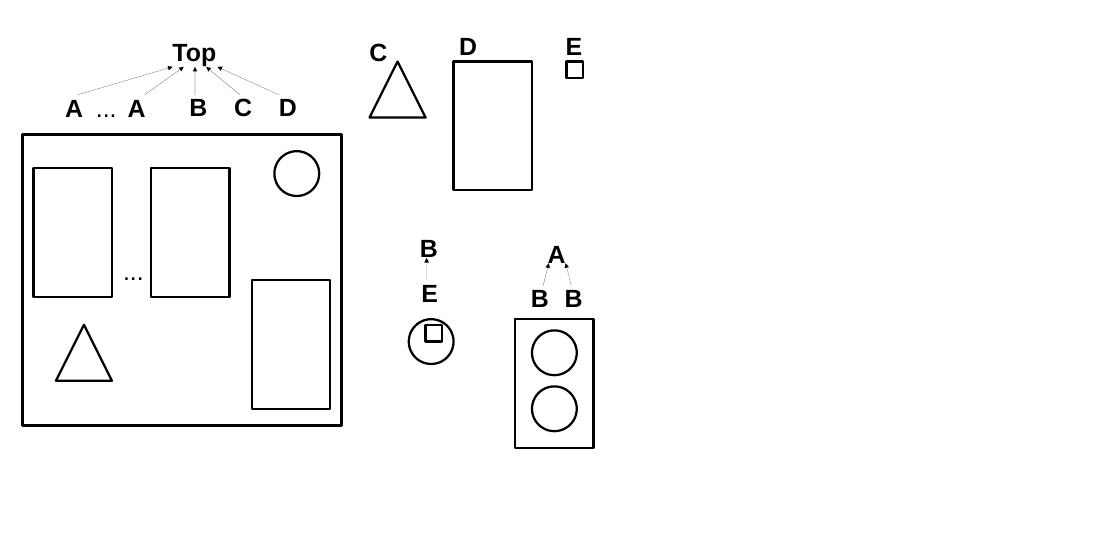
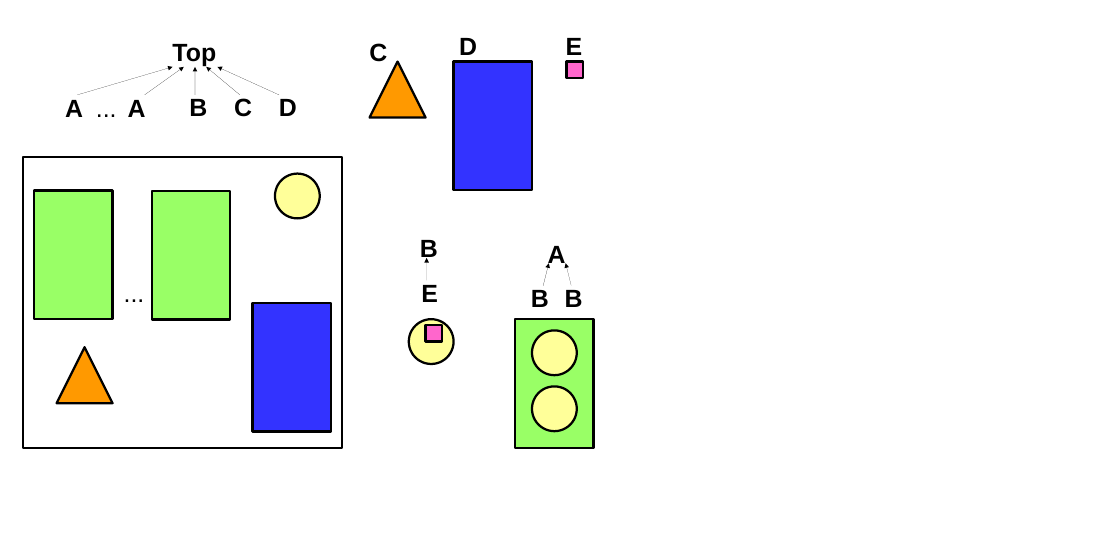
Before and after one commit to ptm-tm/CATIA-GDML_geometry_builder, a slide deck: slide 2 of 03_Tutorials/ROOT_geo/ROOT_geo.odp. Drawn at 1120x560 pixels with LibreOffice and Linux fonts; fonts in the diff are those of the drawing. Boxes give left, top, right and bottom in pixels: in the first picture for what was removed or moved away, otherwise in the second. Text is boxed around its words. In the diff, an @@ line names an element or a change of style, - is before the commit and + after.

```diff
--- a/03_Tutorials/ROOT_geo/ROOT_geo.odp
+++ b/03_Tutorials/ROOT_geo/ROOT_geo.odp
@@ triangle at (370, 62, 426, 118): fill none to #FF9900 @@
@@ rectangle at (454, 62, 532, 190): fill none to #3333FF @@
@@ rectangle at (567, 62, 584, 78): fill none to #FF66CC @@
@@ rectangle: place and size @@
-rectangle at (22, 134, 342, 426)
+rectangle at (23, 157, 342, 448)
@@ ellipse: place and size @@
-ellipse at (274, 151, 319, 196)
+ellipse at (275, 174, 320, 218)
@@ fill none to #FFFF99 in 4 elements at (532, 330, 577, 375), (532, 386, 577, 431), (409, 319, 454, 364), (275, 174, 320, 218) @@
@@ fill none to #99FF66 in 3 elements at (515, 319, 594, 448), (152, 191, 230, 320), (34, 190, 113, 319) @@
@@ rectangle at (253, 303, 331, 432): fill none to #3333FF @@
@@ rectangle at (426, 325, 442, 342): fill none to #FF66CC @@
@@ 3 rectangles, 1 text, 1 triangle: place and size @@
-3 rectangles, 1 text, 1 triangle at (34, 168, 330, 409)
+3 rectangles, 1 text, 1 triangle at (34, 190, 331, 432)
@@ triangle at (57, 347, 113, 403): fill none to #FF9900 @@
```
Also in this commit, not shown: 1 other slide changed, 31 other files.
